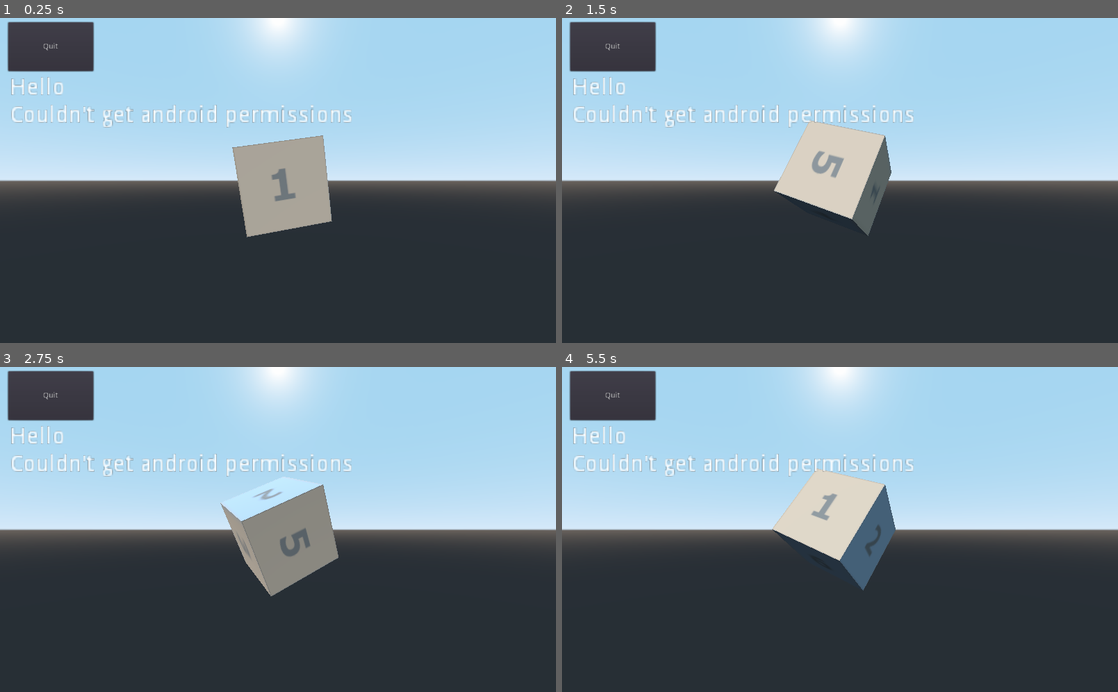
Above: before the commit, frames 1-4 (two rows, left to right).
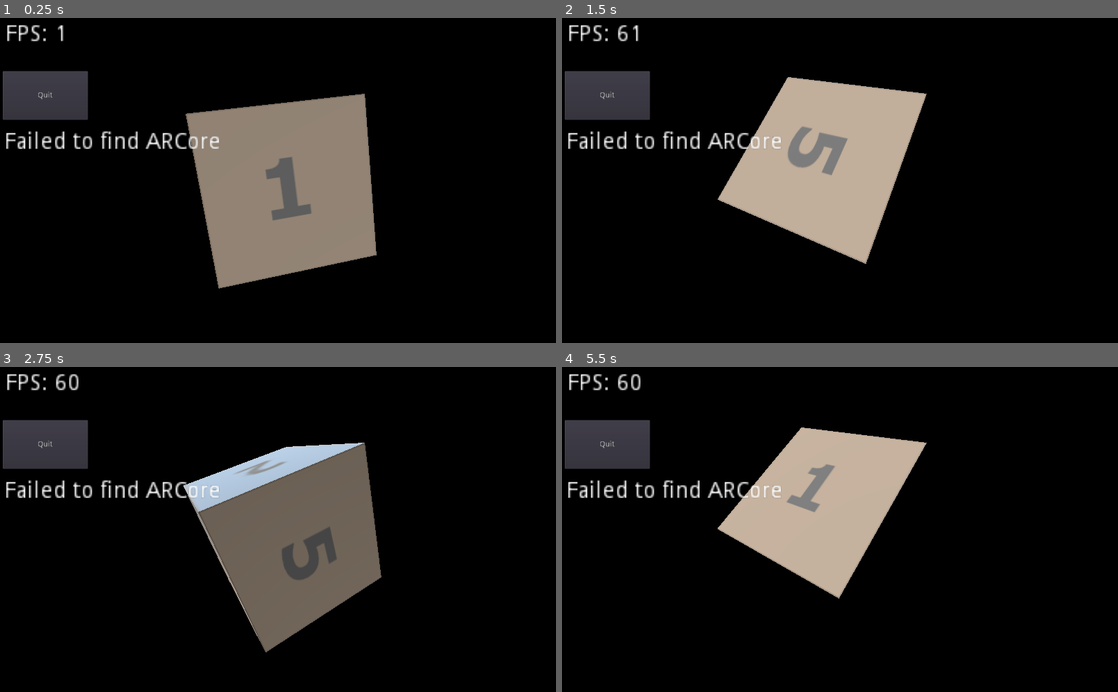
Above: after the commit, the same moments.

Repository: BastiaanOlij/godot3_test_projects
Game: Godot game, scene res://Main.tscn
Same seed, same stepped clock (60 frames per second), same inputs: the game is played once before the commit and once after it.
Inputs:
- Up to frame 1 (0.25 s): no input
- Up to frame 2 (1.5 s): no input
- Up to frame 3 (2.75 s): no input
- Up to frame 4 (5.5 s): no input

The runs differ from the first frame. In frame 1, 100% of the frame differs, in the area x 0-100%, y 0-100%; in frame 2, 100%; in frame 3, 98%; in frame 4, 100%.

Commit message:
Finishing ARCore example

Diff:
--- /dev/null
+++ b/ARCore/Anchor.tscn
@@ -0,0 +1,17 @@
+[gd_scene load_steps=3 format=2]
+
+[sub_resource type="CylinderMesh" id=1]
+top_radius = 1.2
+bottom_radius = 0.1
+height = 0.01
+radial_segments = 16
+rings = 2
+
+[sub_resource type="SpatialMaterial" id=2]
+
+[node name="Anchor" type="ARVRAnchor"]
+anchor_id = 1
+
+[node name="MeshInstance" type="MeshInstance" parent="."]
+mesh = SubResource( 1 )
+material/0 = SubResource( 2 )
--- a/ARCore/Main.gd
+++ b/ARCore/Main.gd
@@ -5,48 +5,73 @@
 # moves his/her phone around and we should have the spinning cube anchored in real space.
 # That gives us our starting point...
 
+export (PackedScene) var anchor_scene = null
+
 var angle = 0;
-var permissions = null
-var interface = null
+var arcore = null
+
+func tracker_added(tracker_name, tracker_type, tracker_id):
+	if tracker_type == ARVRServer.TRACKER_ANCHOR:
+		var new_anchor = anchor_scene.instance()
+
+		new_anchor.tracker_id = tracker_id
+		new_anchor.set_name("anchor_" + str(tracker_id))
+
+		$ARVROrigin.add_child(new_anchor)
+
+func tracker_removed(tracker_name, tracker_type, tracker_id):
+	if tracker_type == ARVRServer.TRACKER_ANCHOR:
+		var anchor = $ARVROrigin.get_node("anchor_" + str(tracker_id))
+		if anchor:
+			anchor.queue_free()
+
+func _add_log(text):
+	$Log.text = $Log.text + text + "\n"
 
 # Called when the node enters the scene tree for the first time.
 func _ready():
-	# This code should be moved into our ARCore interface.
-	# It should handle the permissions
-	# Then we can do our normal ARVR initialise logic instead of doing it in _process
-	if Engine.has_singleton("AndroidPermissions"):
-		permissions = Engine.get_singleton("AndroidPermissions")
-		permissions.init(get_instance_id(), false)
+	# register our signals
+	ARVRServer.connect("tracker_added", self, "tracker_added")
+	ARVRServer.connect("tracker_removed", self, "tracker_removed")
 
-		$Info.text = $Info.text + "Asking for camera permissions\n"
+	# ARCore initialisation should be in _ready
+	arcore = ARVRServer.find_interface('ARCore')
+	# arcore = ARVRServer.find_interface('Native mobile')
+	if arcore:
+		if arcore.initialize():
+			# this just means we started our initialisation process successfully
+			_add_log("Started ARCore")
+			get_viewport().arvr = true
 
-		permissions.requestCameraPermission()
+			# assign our camera
+			get_viewport().get_camera().environment.background_camera_feed_id = arcore.get_camera_feed_id()
+		else:
+			_add_log("Failed to start ARCore")
 	else:
-		$Info.text = $Info.text + "Couldn't get android permissions\n"
+		_add_log("Failed to find ARCore")
 
-# Called when a request dialog is finished
-func _on_request_permission_result(request_code, permissions, granted):
-	if granted:
-		$Info.text = $Info.text + "Request code: " + str(request_code) + " granted\n"
+
 
 func _process(delta):
 	angle += delta
 	$Box.transform.basis = Basis(Vector3(1.0, 1.0, 1.0).normalized(), angle)
 
-	# Temporary workaround until we properly implement permissions.
-	# ARCore initialisation should be in _ready
-	if permissions and !interface:
-		if permissions.isCameraPermissionGranted():
-			interface = ARVRServer.find_interface('ARCore')
-			if interface:
-				if interface.initialize():
-					$Info.text = $Info.text + "Started ARCore\n"
-					get_viewport().arvr = true
-				else:
-					$Info.text = $Info.text + "Failed to start ARCore\n"
-			else:
-				$Info.text = $Info.text + "Failed to find ARCore\n"
+	var info_text = "FPS: " + str(Engine.get_frames_per_second()) + "\n"
 
+	if arcore:
+		var status = arcore.get_tracking_status()
+		if status == 4:
+			info_text += "Not tracking, move your device around for ARCore to detect features\n"
+		elif status == 0:
+			info_text += "Tracking a-ok\n"
+		elif status == 1:
+			info_text += "Insufficient tracking, moving your device to fast\n"
+		elif status == 2:
+			info_text += "Insufficient features, move further away or improve lighting conditions\n"
+		else:
+			info_text += "Unknown tracking status\n"
+
+	$Info.text = info_text
 
 func _on_Button_pressed():
 	get_tree().quit()
--- a/ARCore/Main.tscn
+++ b/ARCore/Main.tscn
@@ -1,44 +1,58 @@
-[gd_scene load_steps=5 format=2]
+[gd_scene load_steps=7 format=2]
 
 [ext_resource path="res://Main.gd" type="Script" id=1]
 [ext_resource path="res://cube_6.png" type="Texture" id=2]
+[ext_resource path="res://Anchor.tscn" type="PackedScene" id=3]
 
 [sub_resource type="CubeMesh" id=1]
+size = Vector3( 0.2, 0.2, 0.2 )
 
 [sub_resource type="SpatialMaterial" id=2]
 albedo_texture = ExtResource( 2 )
 
+[sub_resource type="Environment" id=3]
+background_mode = 6
+
 [node name="Main" type="Spatial"]
 script = ExtResource( 1 )
+anchor_scene = ExtResource( 3 )
 
 [node name="Button" type="Button" parent="."]
-margin_left = 15.0
-margin_top = 8.0
-margin_right = 172.0
-margin_bottom = 98.0
+margin_left = 5.0
+margin_top = 98.0
+margin_right = 162.0
+margin_bottom = 188.0
 text = "Quit"
 
 [node name="Box" type="MeshInstance" parent="."]
-transform = Transform( 1, 0, 0, 0, 1, 0, 0, 0, 1, 0, 0, -4.42247 )
+transform = Transform( 1, 0, 0, 0, 1, 0, 0, 0, 1, 0, 0, -0.36727 )
 mesh = SubResource( 1 )
 material/0 = SubResource( 2 )
 
 [node name="ARVROrigin" type="ARVROrigin" parent="."]
-transform = Transform( 1, 0, 0, 0, 1, 0, 0, 0, 1, 0, 0, 1.7181 )
 
 [node name="ARVRCamera" type="ARVRCamera" parent="ARVROrigin"]
+environment = SubResource( 3 )
 current = true
+far = 1000.0
 
 [node name="DirectionalLight" type="DirectionalLight" parent="."]
 transform = Transform( 0.842278, 0.352938, -0.407434, 0, 0.755847, 0.654748, 0.539043, -0.55148, 0.636634, 0, 0, 0 )
 
 [node name="Info" type="Label" parent="."]
-margin_left = 18.0
-margin_top = 109.0
-margin_right = 349.0
-margin_bottom = 266.0
+anchor_right = 1.0
+margin_left = 10.0
+margin_top = 10.0
+margin_right = 10.0
+margin_bottom = 41.0
 rect_scale = Vector2( 3, 3 )
 text = "Hello
 "
 
+[node name="Log" type="Label" parent="."]
+margin_left = 8.0
+margin_top = 209.0
+margin_right = 339.0
+margin_bottom = 335.0
+rect_scale = Vector2( 3, 3 )
 [connection signal="pressed" from="Button" to="." method="_on_Button_pressed"]
--- a/ARCore/project.godot
+++ b/ARCore/project.godot
@@ -13,10 +13,6 @@
 
 }
 
-[android]
-
-modules="org/godotengine/godot/permissions/AndroidPermissions"
-
 [application]
 
 config/name="ARCore test"
Not shown, changed: ARCore/export_presets.cfg
